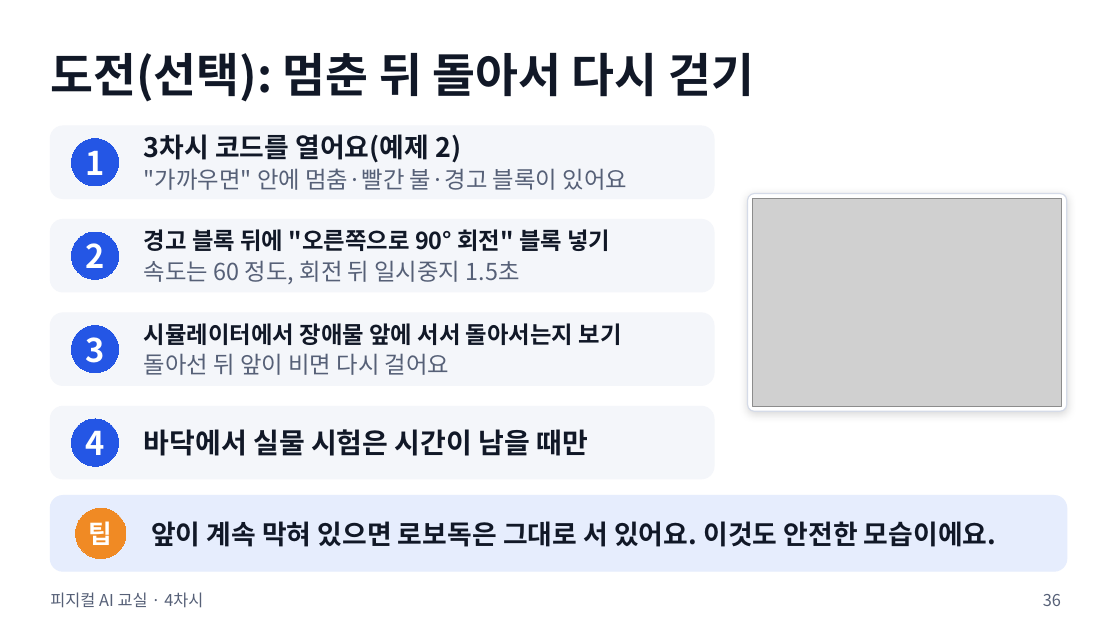
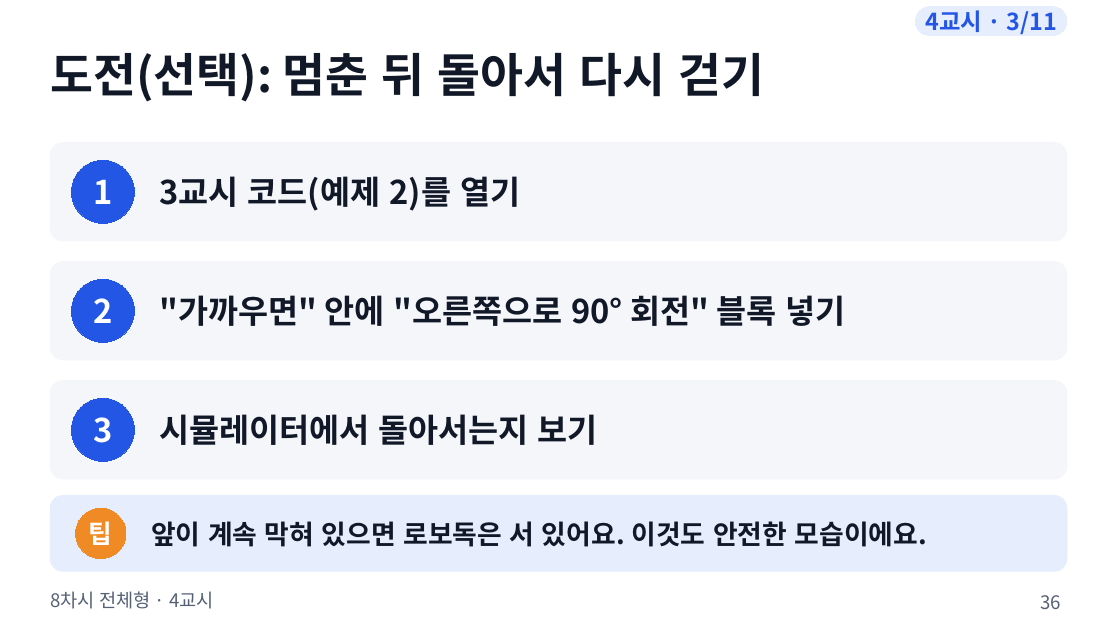
Before and after one commit to boundaryx01-uniquelife/microbit, a slide deck: slide 36 of bridge/docs/materials/8차시_전체형/8차시_수업슬라이드.pptx. Drawn at 1120x630 pixels with LibreOffice and Linux fonts; fonts in the diff are those of the drawing; grey boxes stand for pictures. Boxes give left, top, right and bottom in pixels: in the first picture for what was removed or moved away, otherwise in the second. Text is boxed around its words. In the diff, an @@ line names an element or a change of style, - is before the commit and + after.

```diff
--- a/bridge/docs/materials/8차시_전체형/8차시_수업슬라이드.pptx
+++ b/bridge/docs/materials/8차시_전체형/8차시_수업슬라이드.pptx
@@ rounded rectangle added at [916,7,1067,35], fill #E6EDFD, outline #E6EDFD 0.75 pt, 20 pt, text #2456E5, bold @@
+4교시 · 3/11
@@ rounded rectangle: place and size @@
-rounded rectangle at [50,126,714,198]
+rounded rectangle at [50,143,1067,241]
@@ text removed at [144,134,626,190] @@
-3차시 코드를 열어요(예제 2)
-"가까우면" 안에 멈춤·빨간 불·경고 블록이 있어요
@@ ellipse "1": place and size @@
-ellipse "1" at [71,139,118,186]
+ellipse "1" at [71,160,134,223]
@@ text added at [160,176,520,211], 28 pt, text #111827, bold @@
+3교시 코드(예제 2)를 열기
@@ rounded rectangle removed at [748,193,1067,411] @@
@@ picture removed at [753,198,1062,406] @@
@@ rounded rectangle removed at [50,219,714,292] @@
@@ text removed at [144,229,610,284] @@
-경고 블록 뒤에 "오른쪽으로 90° 회전" 블록 넣기
-속도는 60 정도, 회전 뒤 일시중지 1.5초
@@ proportions changed in 3 elements at [50,381,1067,479], [50,143,1067,241], [50,262,1067,360] @@
@@ rounded rectangle: place and size @@
-rounded rectangle at [50,313,714,386]
+rounded rectangle at [50,262,1067,360]
@@ ellipse "2": place and size @@
-ellipse "2" at [71,232,118,279]
+ellipse "2" at [71,280,134,343]
@@ text added at [160,295,846,326], 28 pt, text #111827, bold @@
+"가까우면" 안에 "오른쪽으로 90° 회전" 블록 넣기
@@ rounded rectangle: place and size @@
-rounded rectangle at [50,407,714,479]
+rounded rectangle at [50,381,1067,479]
@@ ellipse "3": place and size @@
-ellipse "3" at [71,326,118,373]
+ellipse "3" at [71,398,134,461]
@@ ellipse removed at [71,419,118,466] @@
-4
@@ text at [160,414,598,445]: text changed; size 20 to 28 pt @@
-시뮬레이터에서 장애물 앞에 서서 돌아서는지 보기
-돌아선 뒤 앞이 비면 다시 걸어요
+시뮬레이터에서 돌아서는지 보기
@@ text removed at [144,429,588,456] @@
-바닥에서 실물 시험은 시간이 남을 때만
@@ text at [151,521,928,547]: text changed @@
-앞이 계속 막혀 있으면 로보독은 그대로 서 있어요. 이것도 안전한 모습이에요.
+앞이 계속 막혀 있으면 로보독은 서 있어요. 이것도 안전한 모습이에요.
@@ text at [50,591,214,609]: text changed; size 14 to 16 pt @@
-피지컬 AI 교실 · 4차시
+8차시 전체형 · 4교시
@@ page number at [1040,595,1061,609]: size 14 to 16 pt @@
```
Also in this commit, not shown: 89 other slides changed, 1 slide added, 25 other files.
